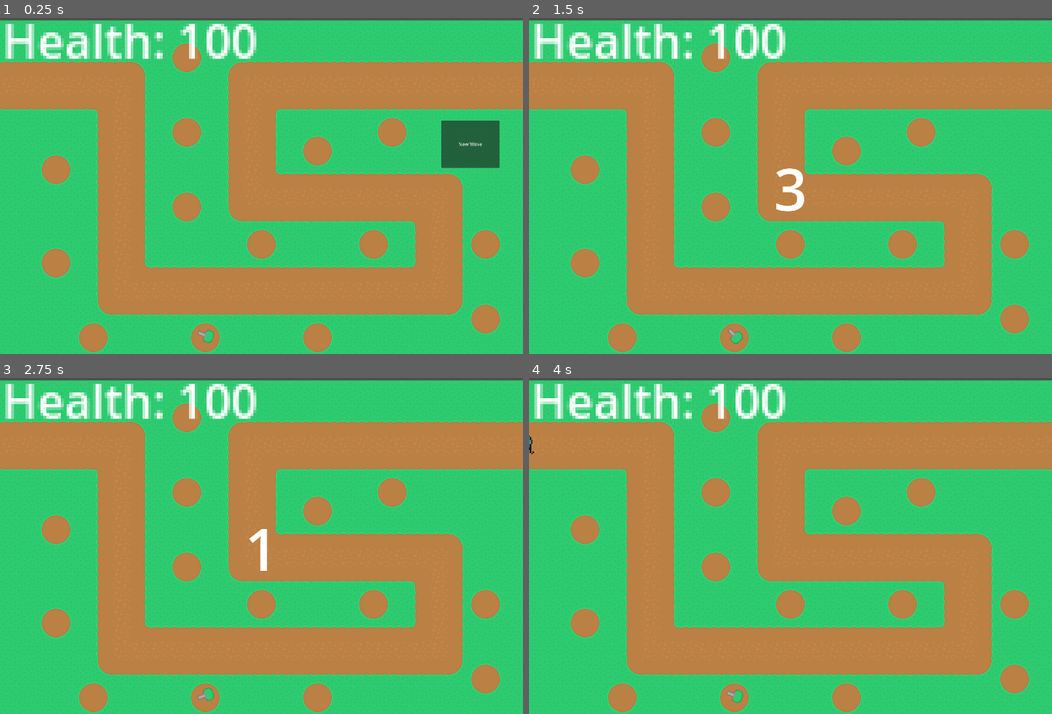
Above: before the commit, frames 1-4 (two rows, left to right).
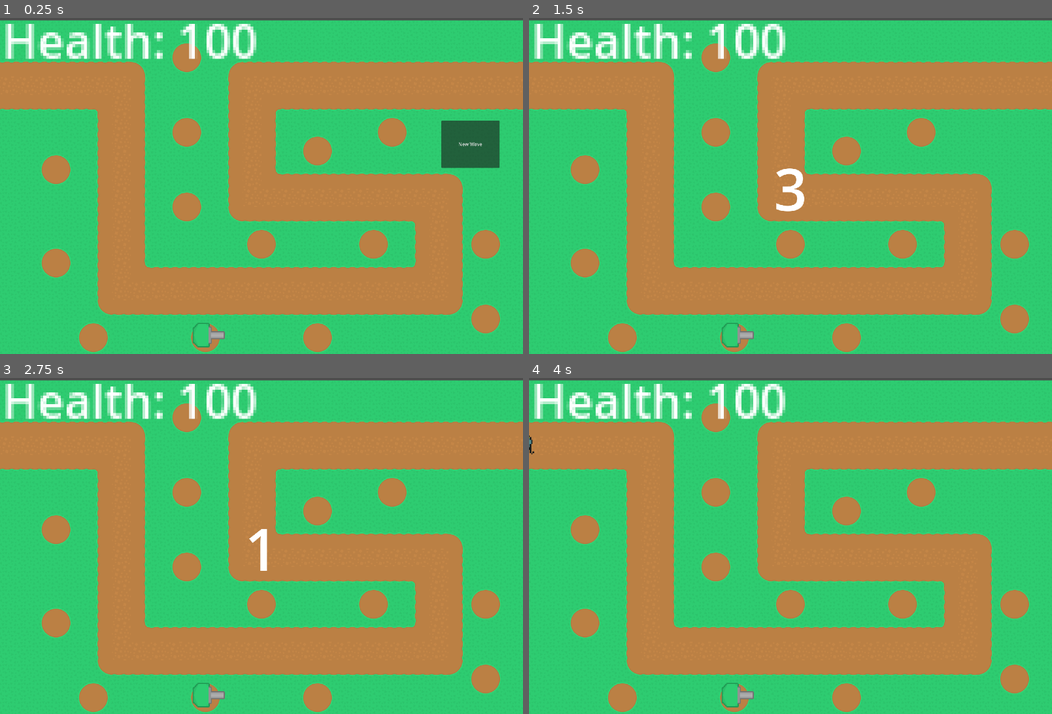
Above: after the commit, the same moments.

Repository: hucu314/towerdefense
Game: Godot game, scene res://Scenes/game.tscn
The game is run twice, just before and just after one commit, with the same random seed, the same clock (stepped at 60 frames per second) and the same inputs.
Inputs (mouse positions are in pixels of both pictures, inside the frame that each line leads up to):
- Up to frame 1 (0.25 s): no input
- Up to frame 2 (1.5 s): click "New Wave" at 0.5 s; tap Enter at 1.25 s; move the mouse to (905, 169) at 1.27 s
- Up to frame 3 (2.75 s): tap Space at 2 s; move the mouse to (156, 562) at 2.02 s
- Up to frame 4 (4 s): move the mouse to (842, 472) at 2.77 s; tap Enter at 3.5 s; move the mouse to (764, 613) at 3.52 s

The runs differ from the first frame. In frame 1, 0.3% of the frame differs, in the area x 36-43%, y 90-99%; in frame 2, 0.3%; in frame 3, 0.3%; in frame 4, 0.3%.

Commit message:
turrets follow enemies
turrets now follow enemies

Diff:
--- a/Scenes/fish_enemy.tscn
+++ b/Scenes/fish_enemy.tscn
@@ -182,6 +182,9 @@
 "speed": 5.0
 }]
 
+[sub_resource type="CircleShape2D" id="CircleShape2D_163b6"]
+radius = 54.0093
+
 [node name="fishEnemy" type="PathFollow2D"]
 rotates = false
 script = SubResource("GDScript_tmit3")
@@ -191,8 +194,9 @@
 [node name="AnimatedSprite2D" type="AnimatedSprite2D" parent="CharacterBody2D"]
 scale = Vector2(5, 5)
 sprite_frames = SubResource("SpriteFrames_wq1xs")
-animation = &"left"
+animation = &"back"
 autoplay = "right"
 
-[node name="CollisionPolygon2D" type="CollisionPolygon2D" parent="CharacterBody2D"]
-polygon = PackedVector2Array(-20, -35, 10, -35, 10, -30, 15, -30, 15, -25, 20, -25, 20, -20, 25, -20, 25, -5, 40, -5, 40, 10, 35, 10, 35, 15, 30, 15, 30, 20, 25, 20, 25, 25, 20, 25, 20, 30, 15, 30, 15, 35, 0, 35, 0, 40, -15, 40, -15, 35, -10, 35, -10, 30, -15, 30, -15, 20, -20, 20, -20, 15, -25, 15, -25, 10, -30, 10, -30, 20, -25, 20, -25, 30, -35, 30, -35, 25, -30, 25, -30, 20, -35, 20, -35, 10, -30, 10, -30, 0, -35, 0, -35, -15, -30, -15, -30, -25, -25, -25, -25, -30, -20, -30)
+[node name="CollisionPolygon2D" type="CollisionShape2D" parent="CharacterBody2D"]
+position = Vector2(-1, 4)
+shape = SubResource("CircleShape2D_163b6")
--- a/Scenes/green_turret.tscn
+++ b/Scenes/green_turret.tscn
@@ -1,14 +1,26 @@
-[gd_scene load_steps=3 format=3 uid="uid://bmsnjanrvqkwl"]
+[gd_scene load_steps=4 format=3 uid="uid://bmsnjanrvqkwl"]
 
 [ext_resource type="Texture2D" uid="uid://c16r4bmmww23q" path="res://Assets/towerDefense_tilesheet.png" id="1_cjvdm"]
-[ext_resource type="Script" path="res://Scripts/greenTurret.gd" id="2_4q04w"]
+[ext_resource type="Script" path="res://Scripts/green_turret.gd" id="1_q67kw"]
 
-[node name="greenTurret" type="Sprite2D"]
+[sub_resource type="CircleShape2D" id="CircleShape2D_83gfs"]
+radius = 429.005
+
+[node name="greenTurret" type="CharacterBody2D"]
+script = ExtResource("1_q67kw")
+
+[node name="Timer" type="Timer" parent="."]
+
+[node name="Area2D" type="Area2D" parent="."]
+
+[node name="CollisionShape2D" type="CollisionShape2D" parent="Area2D"]
+shape = SubResource("CircleShape2D_83gfs")
+
+[node name="Sprite2D" type="Sprite2D" parent="."]
+position = Vector2(0, -12)
+scale = Vector2(2, 2)
 texture = ExtResource("1_cjvdm")
 region_enabled = true
 region_rect = Rect2(1216, 640, 64, 64)
-script = ExtResource("2_4q04w")
 
-[node name="Timer" type="Timer" parent="."]
-
-[connection signal="timeout" from="Timer" to="." method="_on_timer_timeout"]
+[connection signal="body_entered" from="Area2D" to="." method="_on_area_2d_body_entered"]
--- a/Scripts/greenTurret.gd
+++ /dev/null
@@ -1,27 +0,0 @@
-extends Sprite2D
-
-var mousePos
-
-
-@onready var timer = $Timer
-
-var mouseAng
-
-# Called when the node enters the scene tree for the first time.
-func _ready():
-	#$Timer.start(5)
-	pass # Replace with function body.
-
-
-# Called every frame. 'delta' is the elapsed time since the previous frame.
-func _process(delta):
-	#mouseAng = rad_to_deg())
-	var angle = rad_to_deg(global_position.angle_to_point(get_global_mouse_position()))
-	print(angle)
-	rotation_degrees = angle
-	pass
-
-#func _on_timer_timeout():
-#	self.global_rotation_degrees = mouseAng
-#	print('new angle')
-#	pass # Replace with function body.
--- /dev/null
+++ b/Scripts/green_turret.gd
@@ -0,0 +1,20 @@
+extends CharacterBody2D
+
+
+var target =  self
+
+# Called when the node enters the scene tree for the first time.
+func _ready():
+	pass # Replace with function body.
+
+
+# Called every frame. 'delta' is the elapsed time since the previous frame.
+func _process(delta):
+	var angle = rad_to_deg(self.global_position.angle_to_point(target.global_position))
+	print(angle)
+	rotation_degrees = angle+90
+	pass
+
+func _on_area_2d_body_entered(body):
+	target = body
+	pass # Replace with function body.
Not shown: 1 places in Scenes/axolot.tscn that only renumber resources
Not shown: 1 places in Scenes/fish_enemy.tscn that only renumber resources
